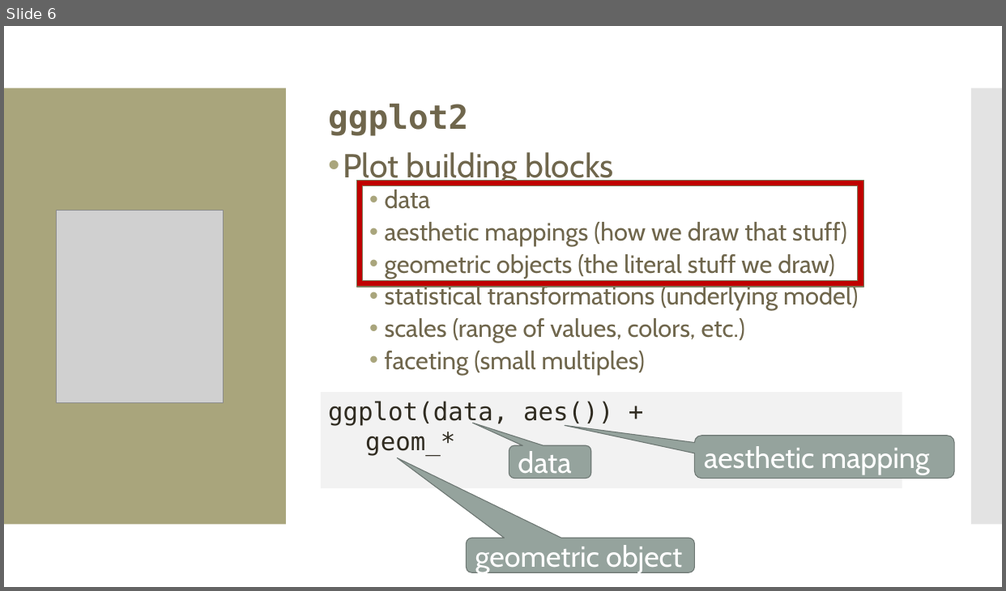
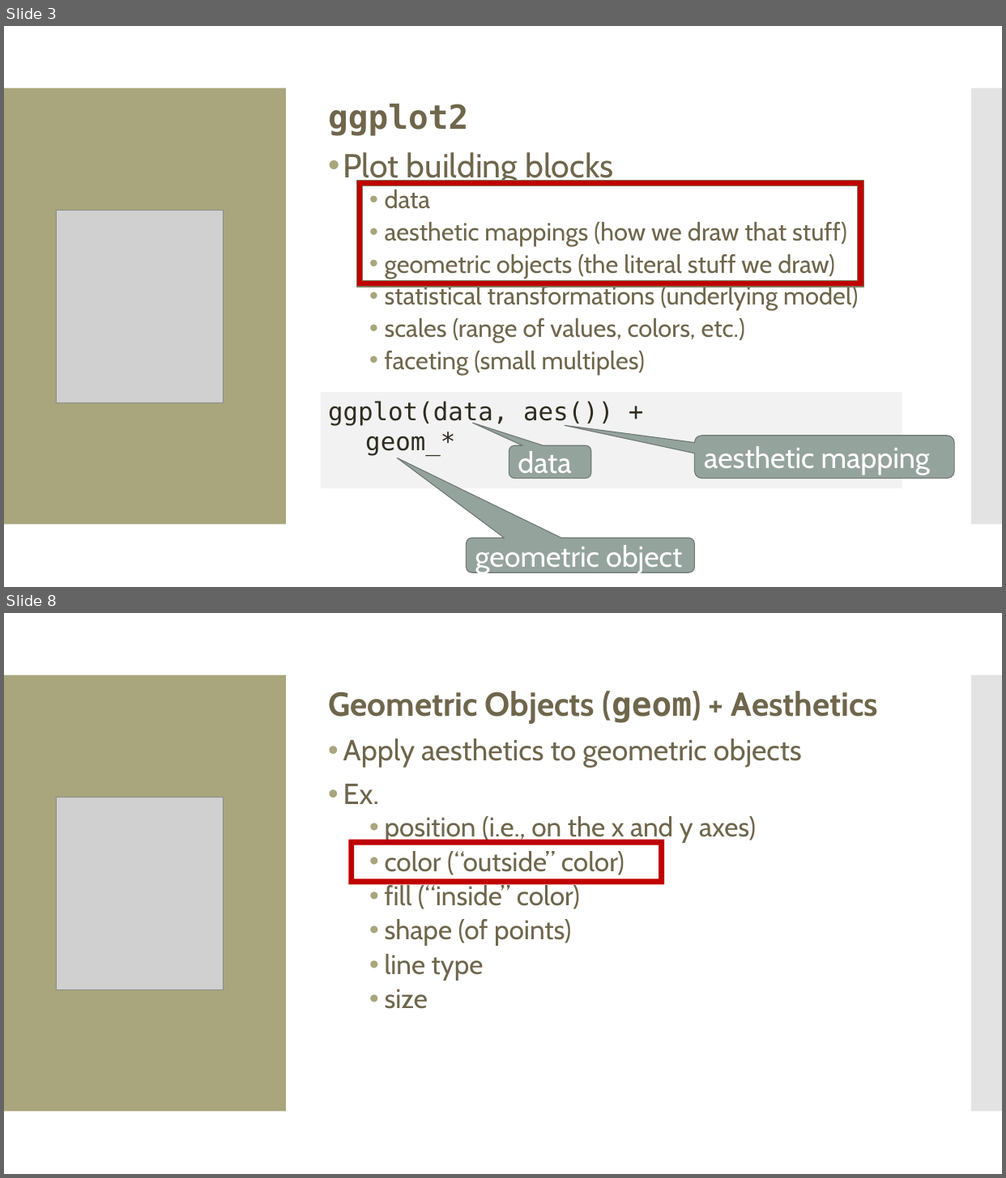
Before and after one commit to amosca01/Intro-DS-F23, a slide deck: slides/07-grammar-of-graphics-color.pptx. Shown one above the other, each under a label of ours: slide 6 before the commit, slides 3 and 8 after it; the slides between them are not shown. The pictures are 1006x591 and 1006x1178 pixels, drawn with LibreOffice and Linux fonts; fonts in the diff are those of the drawing; grey boxes stand for pictures. Boxes give left, top, right and bottom in pixels: in the first picture for what was removed or moved away, otherwise in the second. Text is boxed around its words. In the diff, an @@ line names an element or a change of style, - is before the commit and + after.

```diff
--- a/slides/07-grammar-of-graphics-color.pptx
+++ b/slides/07-grammar-of-graphics-color.pptx
@@ slide 8 added at <box>4,613,1002,1174</box>, background #FFFFFF; not listed: 2 template elements that a slide beside it also shows @@
@@ text added at <box>328,691,878,1009</box>, 26 pt, text #6F664C @@
+Geometric Objects (geom) + Aesthetics
+• Apply aesthetics to geometric objects
+• Ex.
+  • position (i.e., on the x and y axes)
+  • color (“outside” color)
+  • fill (“inside” color)
+  • shape (of points)
+  • line type
+  • size
@@ picture added at <box>57,797,223,990</box> @@
@@ frame added at <box>348,840,664,884</box>, fill #C00000 @@
@@ what was slide 6 is now slide 3 @@
```
Also in this commit, not shown: 3 slides changed, 19 other slides added, 5 slides removed, 4 other files.
